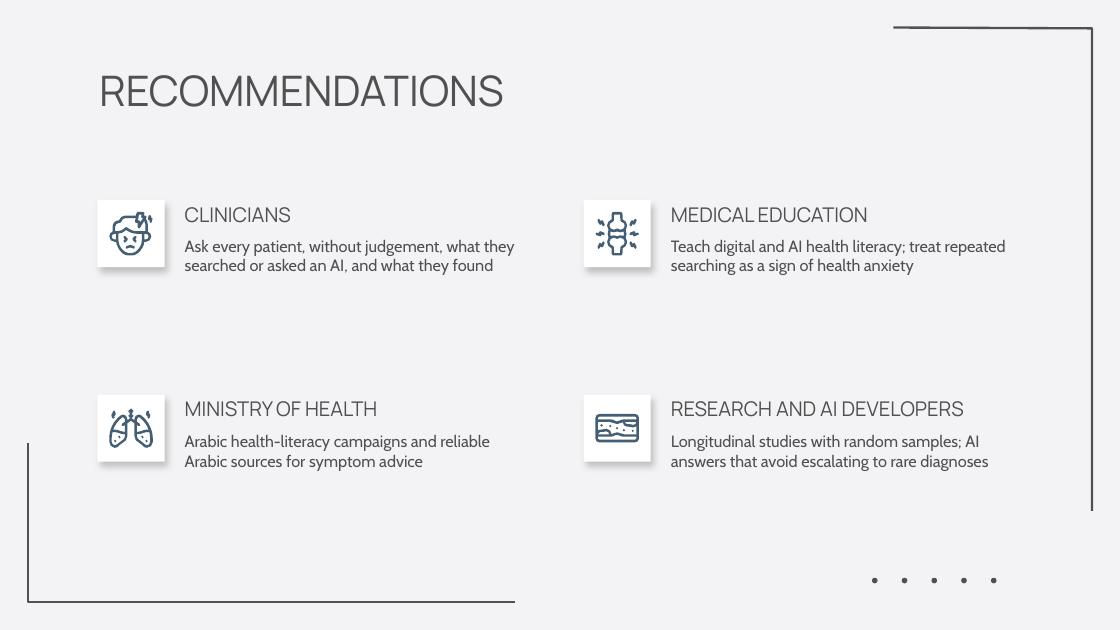
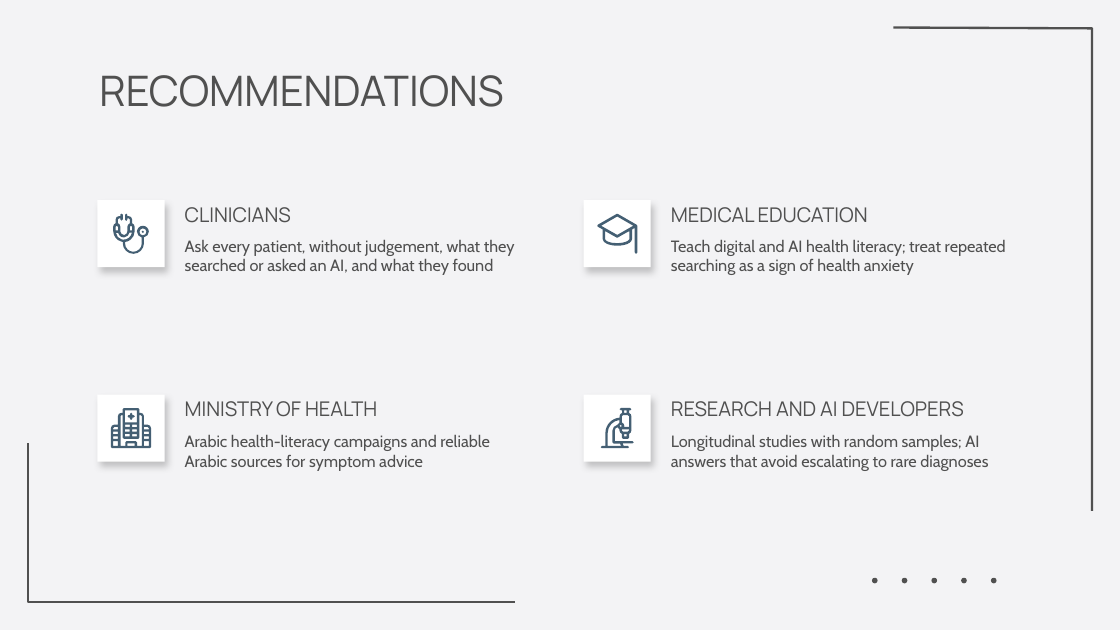
Before and after one commit to Yaseen279/History-Exam, a slide deck: slide 24 of research/output/study/slides/Defence_Slidesgo.pptx. Drawn at 1120x630 pixels with LibreOffice and Linux fonts; fonts in the diff are those of the drawing; background and template pictures are left out. Boxes give left, top, right and bottom in pixels: in the first picture for what was removed or moved away, otherwise in the second. Text is boxed around its words. In the diff, an @@ line names an element or a change of style, - is before the commit and + after.

```diff
--- a/research/output/study/slides/Defence_Slidesgo.pptx
+++ b/research/output/study/slides/Defence_Slidesgo.pptx
@@ freeform shape at (113,214,149,254): outline redrawn @@
@@ freeform shape removed at (123,236,128,243) @@
@@ freeform shape: place and size @@
-freeform shape at (132,236,137,243)
+freeform shape at (142,231,144,233)
@@ freeform shape removed at (148,215,152,223) @@
@@ freeform shape: place and size @@
-freeform shape at (597,242,605,250)
+freeform shape at (597,214,637,254)
@@ group removed at (595,220,640,236): 4 freeform shapes @@
@@ freeform shape removed at (125,245,136,249) @@
@@ freeform shape at (111,408,151,448): outline redrawn @@
@@ freeform shape: place and size @@
-freeform shape at (629,242,637,250)
+freeform shape at (128,412,136,420)
@@ freeform shape: place and size @@
-freeform shape at (607,212,627,255)
+freeform shape at (600,408,633,448)
@@ group removed at (111,411,150,442): 6 freeform shapes @@
@@ group removed at (596,414,640,442): 6 freeform shapes @@
```
Also in this commit, not shown: 9 other slides changed, 14 other files.
